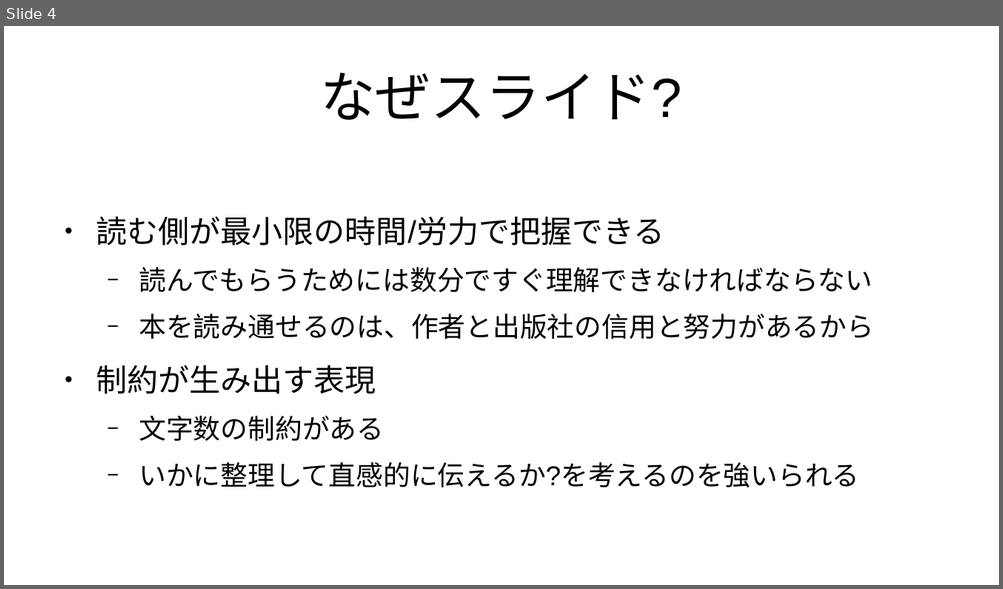
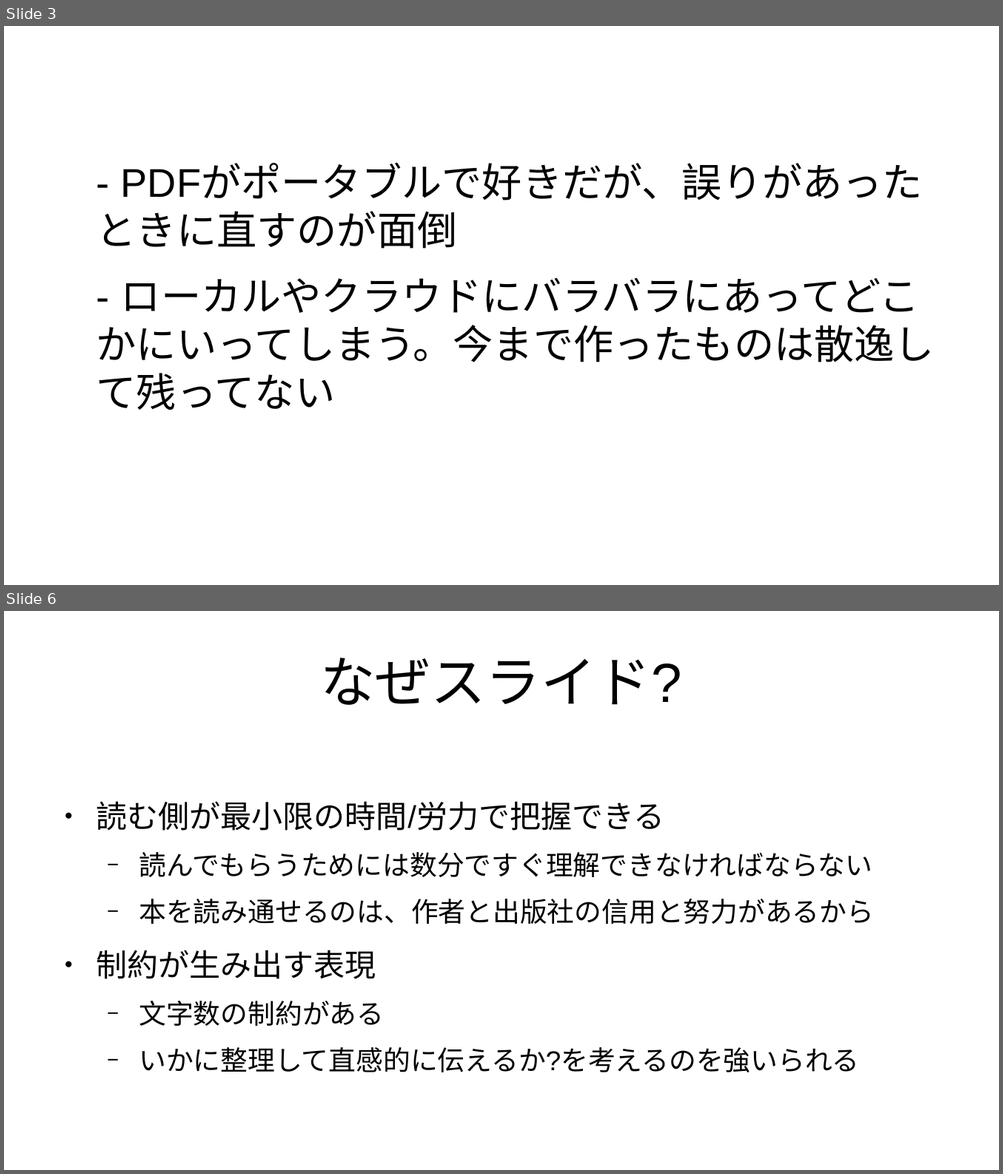
Before and after one commit to kijimaD/roam-ui, a slide deck: pages/pdfs/20250201_slide.odp. Shown one above the other, each under a label of ours: slide 4 before the commit, slides 3 and 6 after it; the slides between them are not shown. The pictures are 1003x589 and 1003x1174 pixels, drawn with LibreOffice and Linux fonts; fonts in the diff are those of the drawing. Boxes give left, top, right and bottom in pixels: in the first picture for what was removed or moved away, otherwise in the second. Text is boxed around its words. In the diff, an @@ line names an element or a change of style, - is before the commit and + after.

```diff
--- a/pages/pdfs/20250201_slide.odp
+++ b/pages/pdfs/20250201_slide.odp
@@ slide 3 added at box(4, 26, 999, 585), background #FFFFFF @@
@@ text added at box(96, 165, 934, 410), 32 pt, text #000000 @@
+- PDFがポータブルで好きだが、誤りがあったときに直すのが面倒
+- ローカルやクラウドにバラバラにあってどこかにいってしまう。今まで作ったものは散逸して残ってない
@@ what was slide 4 is now slide 6 @@
```
Also in this commit, not shown: 4 slides changed, 4 other slides added, 1 slide removed, 4 other files.
